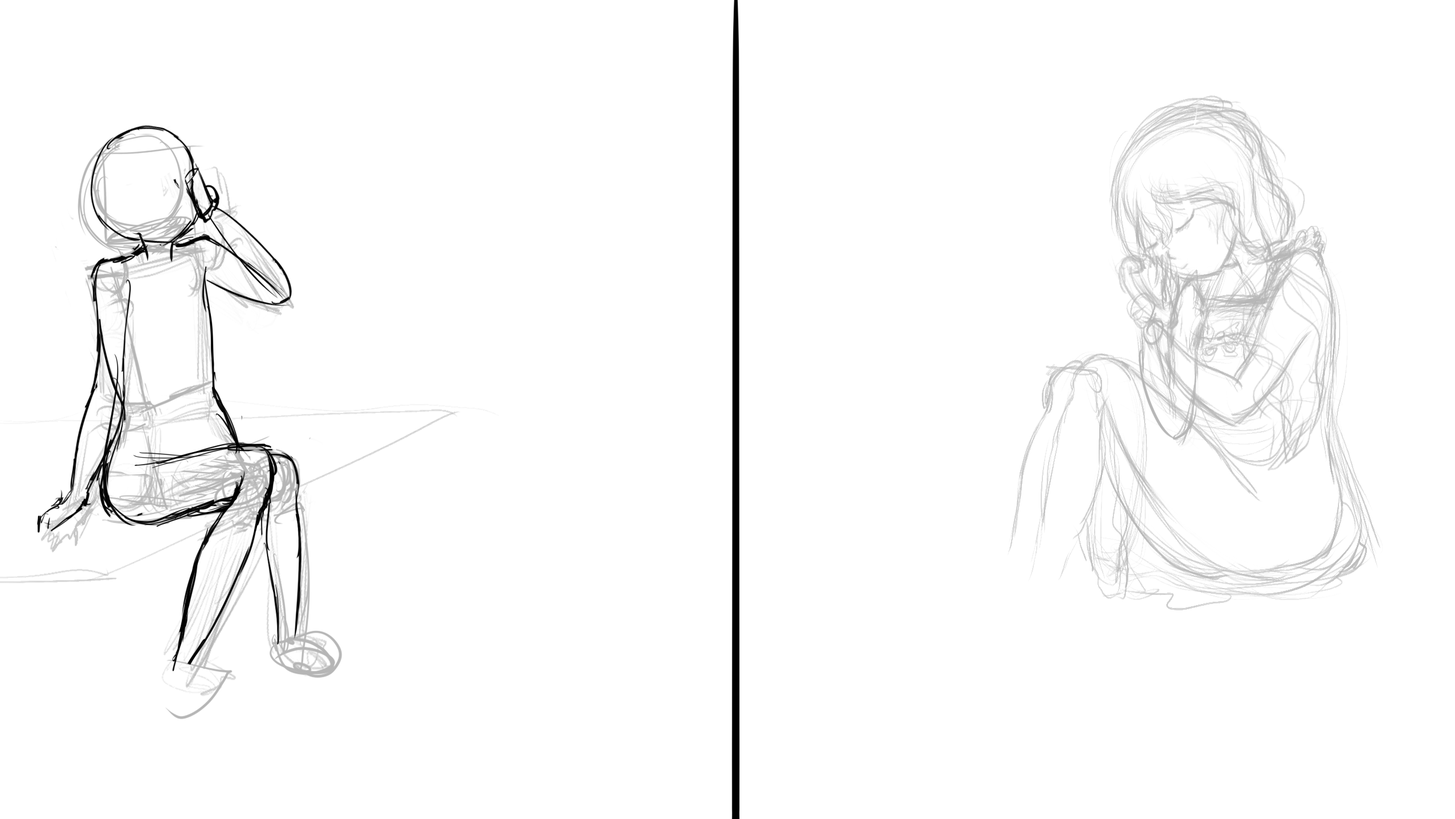
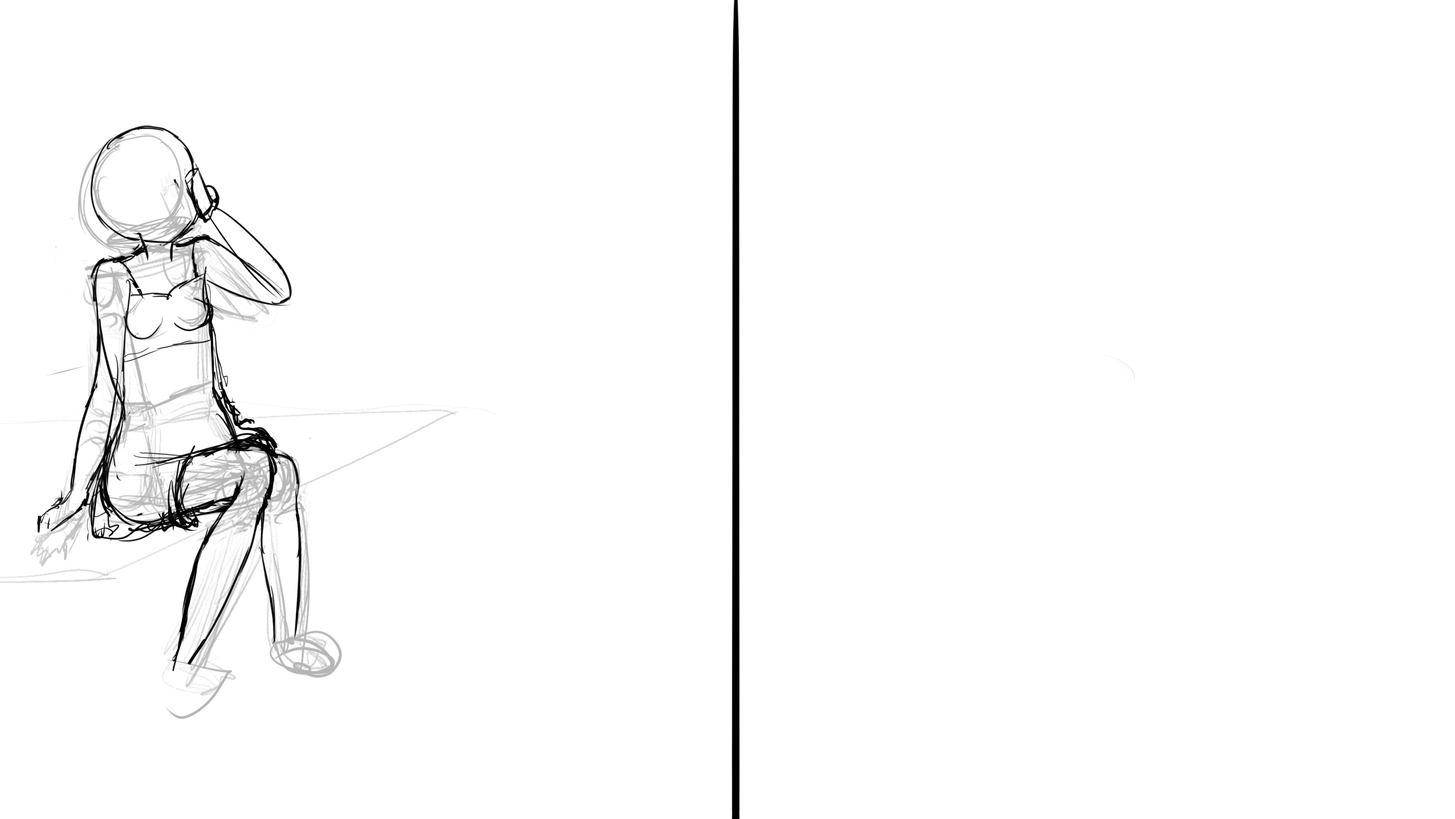
Before/after of a 1455px x 819px layered artwork. What changed in the layer stack:
removed group "p2" (11 layers) over <box>30,94,1384,645</box>
renamed "图层23" to "分界线", opacity 71% → 100%, moved it out of group "p2xt", painted on it over <box>30,94,1384,645</box>
renamed "p2xt" to "p2", moved it out of group "p2" over <box>30,94,1384,645</box>
removed group "草稿2" (1st of 2, in "p2" › "p2xt") (1 layers) from group "p2xt" over <box>36,144,295,645</box>
renamed "p1zt" to "p2xt", moved it into group "p2" over <box>30,94,1384,645</box>
added group "clothes" with 2 layers in group "p2xt" over <box>45,228,281,544</box>
added layer "dress" in group "clothes" over <box>45,228,281,544</box>
added group "草稿2-1" with 1 layers in group "p2xt" over <box>36,144,295,645</box>
moved "图层26" into group "草稿2-1", painted on it over <box>36,144,295,645</box>
added layer "图层23" (71%) in group "p2xt" over <box>30,94,1384,645</box>
added layer "图层24" in group "p2xt" over <box>89,144,194,256</box>
renamed "bg" to "草稿2", moved it into group "p2xt" over <box>30,144,295,645</box>
renamed "图层24" to "图层27", moved it into group "草稿2", painted on it over <box>82,144,209,341</box>
removed group "草稿2" (2nd of 2, in "p2" › "p2xt") (3 layers) from group "p2xt" over <box>40,144,295,645</box>
moved "图层22" into group "草稿2", painted on it over <box>30,165,295,567</box>
hid "图层25", moved it into group "草稿2" over <box>89,144,234,246</box>
renamed "图层5" to "图层6", painted on it over <box>30,150,295,645</box>
added group "bg" with 1 layers in group "p2" over <box>30,393,280,584</box>
renamed "图层6" to "图层5", moved it into group "bg", painted on it over <box>30,150,295,645</box>
renamed "p1" to "p1zt", moved it into group "p1" over <box>30,94,1384,645</box>
moved "粗稿-1" into group "p1zt" over <box>1007,94,1384,610</box>
